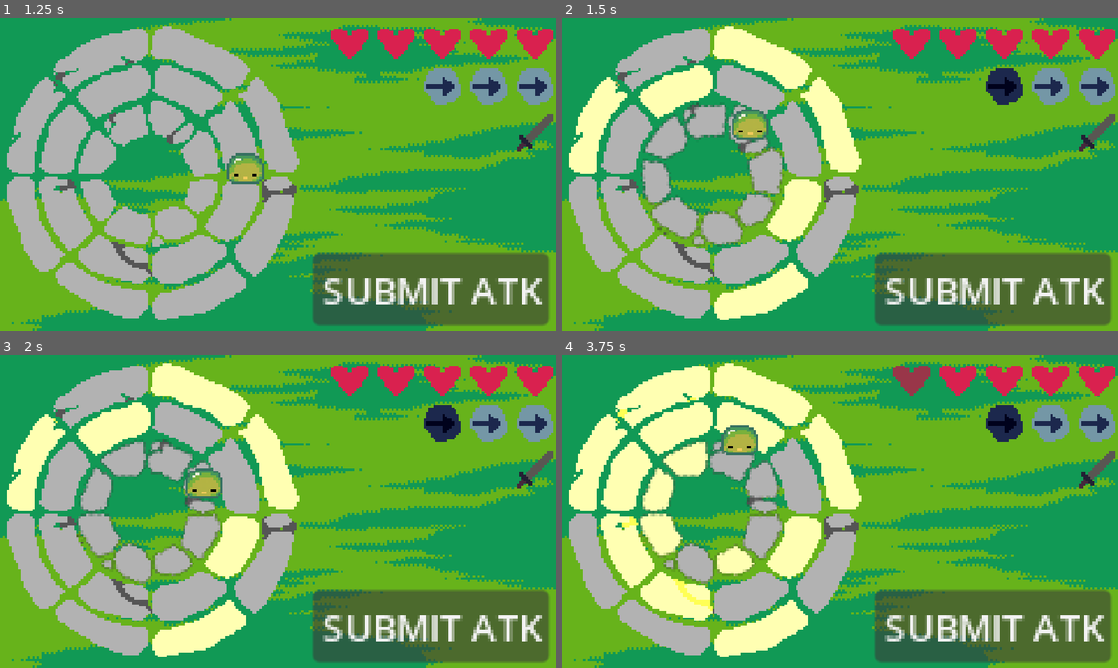
Above: before the commit, frames 1-4 (two rows, left to right).
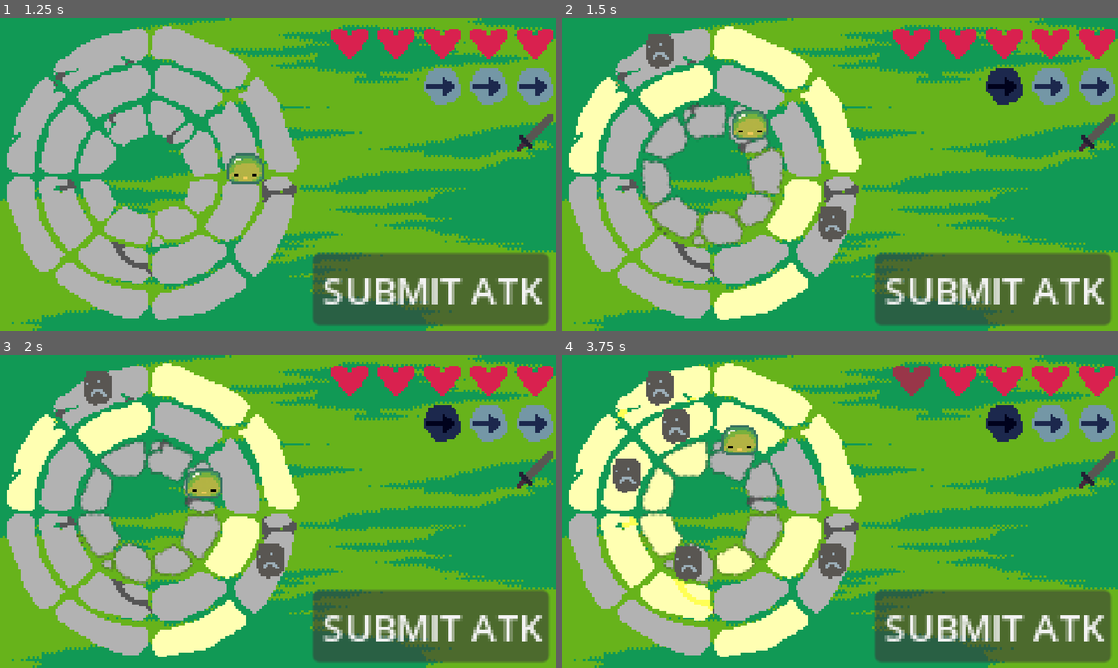
Above: after the commit, the same moments.

Repository: theophylaktos/sanocho-ygda-jam-2026
Game: Godot game, scene res://main/main.tscn
Two runs of this game, one before a commit and one after it. Both use one fixed random seed, a clock stepped at 60 frames per second and the inputs below.
Inputs:
- Up to frame 1 (1.25 s): click "SUBMIT ATK" at 0.5 s
- Up to frame 2 (1.5 s): tap Enter (start) at 1.25 s; hold D (ring_right) from 1.28 s (still down); tap Space (location) at 1.35 s
- Up to frame 3 (2 s): keep holding D (ring_right)
- Up to frame 4 (3.75 s): release D (ring_right) at 2.03 s; hold S (move_down) 2.03-2.78 s; tap Space (location) at 2.1, 3.05 s; hold D (ring_right) 2.78-3.53 s; tap Enter (start) at 2.85, 3.5 s; hold W (move_up) from 3.53 s (still down); tap R (toggle) at 3.6 s

Frame 1 is identical in both runs. In frame 2, 0.9% of the frame differs, in the area x 15-52%, y 5-72%; in frame 3, 0.9%; in frame 4, 2.4%, in the area x 9-52%, y 5-73%.
Error in both runs: Invalid assignment of property or key 'texture' with value of type 'CompressedTexture2D' on a base object of type 'null instance'. (res://main/ui.gd:46)

Commit message:
temp sprites

Diff:
--- a/enemies/goblin/goblin.tscn
+++ b/enemies/goblin/goblin.tscn
@@ -1,6 +1,22 @@
 [gd_scene format=3 uid="uid://2d6hvyas8v7c"]
 
 [ext_resource type="Script" uid="uid://x0dmnaqfrw2c" path="res://enemies/goblin/goblin.gd" id="1_yx8al"]
+[ext_resource type="Texture2D" uid="uid://onov2tvup251" path="res://1 assets/programmer_art/goblin.png" id="2_r03s4"]
+
+[sub_resource type="AtlasTexture" id="AtlasTexture_nqqj1"]
+atlas = ExtResource("2_r03s4")
+region = Rect2(0, 0, 16, 16)
+
+[sub_resource type="SpriteFrames" id="SpriteFrames_p0yn0"]
+animations = [{
+"frames": [{
+"duration": 1.0,
+"texture": SubResource("AtlasTexture_nqqj1")
+}],
+"loop": 1,
+"name": &"default",
+"speed": 5.0
+}]
 
 [node name="Goblin" type="Node2D" unique_id=550289069 node_paths=PackedStringArray("local")]
 script = ExtResource("1_yx8al")
@@ -13,3 +29,4 @@
 [node name="Node2D" type="Node2D" parent="." unique_id=254523115]
 
 [node name="AnimatedSprite2D" type="AnimatedSprite2D" parent="Node2D" unique_id=121862124]
+sprite_frames = SubResource("SpriteFrames_p0yn0")
--- a/enemies/golem/golem.tscn
+++ b/enemies/golem/golem.tscn
@@ -1,6 +1,18 @@
 [gd_scene format=3 uid="uid://b7mh580xxik10"]
 
 [ext_resource type="Script" uid="uid://cbjo6j2stj14p" path="res://enemies/golem/golem.gd" id="1_mkirv"]
+[ext_resource type="Texture2D" uid="uid://svqw8tdjm5sx" path="res://1 assets/programmer_art/golem.png" id="2_kit87"]
+
+[sub_resource type="SpriteFrames" id="SpriteFrames_f2x0q"]
+animations = [{
+"frames": [{
+"duration": 1.0,
+"texture": ExtResource("2_kit87")
+}],
+"loop": 1,
+"name": &"default",
+"speed": 5.0
+}]
 
 [node name="Golem" type="Node2D" unique_id=598334917 node_paths=PackedStringArray("local")]
 script = ExtResource("1_mkirv")
@@ -13,3 +25,4 @@
 [node name="Local" type="Node2D" parent="." unique_id=1118463028]
 
 [node name="AnimatedSprite2D" type="AnimatedSprite2D" parent="Local" unique_id=1466242329]
+sprite_frames = SubResource("SpriteFrames_f2x0q")
--- a/enemies/snake/snake.tscn
+++ b/enemies/snake/snake.tscn
@@ -1,6 +1,18 @@
 [gd_scene format=3 uid="uid://57ce4qqyp5pq"]
 
 [ext_resource type="Script" uid="uid://ve0nl8xfi603" path="res://enemies/snake/snake.gd" id="1_akjkm"]
+[ext_resource type="Texture2D" uid="uid://ifve78uuog5b" path="res://1 assets/programmer_art/snake.png" id="2_0sd6a"]
+
+[sub_resource type="SpriteFrames" id="SpriteFrames_suq1p"]
+animations = [{
+"frames": [{
+"duration": 1.0,
+"texture": ExtResource("2_0sd6a")
+}],
+"loop": 1,
+"name": &"default",
+"speed": 5.0
+}]
 
 [node name="Snake" type="Node2D" unique_id=2144745896 node_paths=PackedStringArray("local")]
 script = ExtResource("1_akjkm")
@@ -13,3 +25,4 @@
 [node name="Local" type="Node2D" parent="." unique_id=1994054727]
 
 [node name="AnimatedSprite2D" type="AnimatedSprite2D" parent="Local" unique_id=1049131727]
+sprite_frames = SubResource("SpriteFrames_suq1p")
--- a/globals/game_state/game_state.gd
+++ b/globals/game_state/game_state.gd
@@ -129,11 +129,7 @@
 	_rotate_nodes(ring, degree)
 	_rotate_segments(ring, degree)
 
-	clear_all_enemy_attack_segments()
-	for r in object_locations.size():
-		for d in object_locations[0].size():
-			if object_locations[r][d] is Enemy:
-				object_locations[r][d].highlight_attack()
+	refresh_enemy_highlights()
 
 	await tween.finished
 	rotating = false
@@ -208,3 +204,11 @@
 			if material.get_shader_parameter("player_attack_enabled") == true:
 				if object_locations[ring][degree] is Enemy:
 					object_locations[ring][degree].take_damage(1)
+	refresh_enemy_highlights()
+
+func refresh_enemy_highlights():
+	clear_all_enemy_attack_segments()
+	for r in object_locations.size():
+		for d in object_locations[0].size():
+			if object_locations[r][d] is Enemy:
+				object_locations[r][d].highlight_attack()
--- a/player/player.gd
+++ b/player/player.gd
@@ -195,4 +195,4 @@
 	GameState.position_node(self, ring - 1, degree, SPEED)
 
 func take_damage(damage: int):
-	GameState.health_left -= 1
+	GameState.health_left -= damage
Binary file added: 1 assets/programmer_art/goblin.png
Not shown, added: 1 assets/programmer_art/goblin.png.import
Binary file added: 1 assets/programmer_art/golem.png
Not shown, added: 1 assets/programmer_art/golem.png.import
Binary file added: 1 assets/programmer_art/snake.png
Not shown, added: 1 assets/programmer_art/snake.png.import
